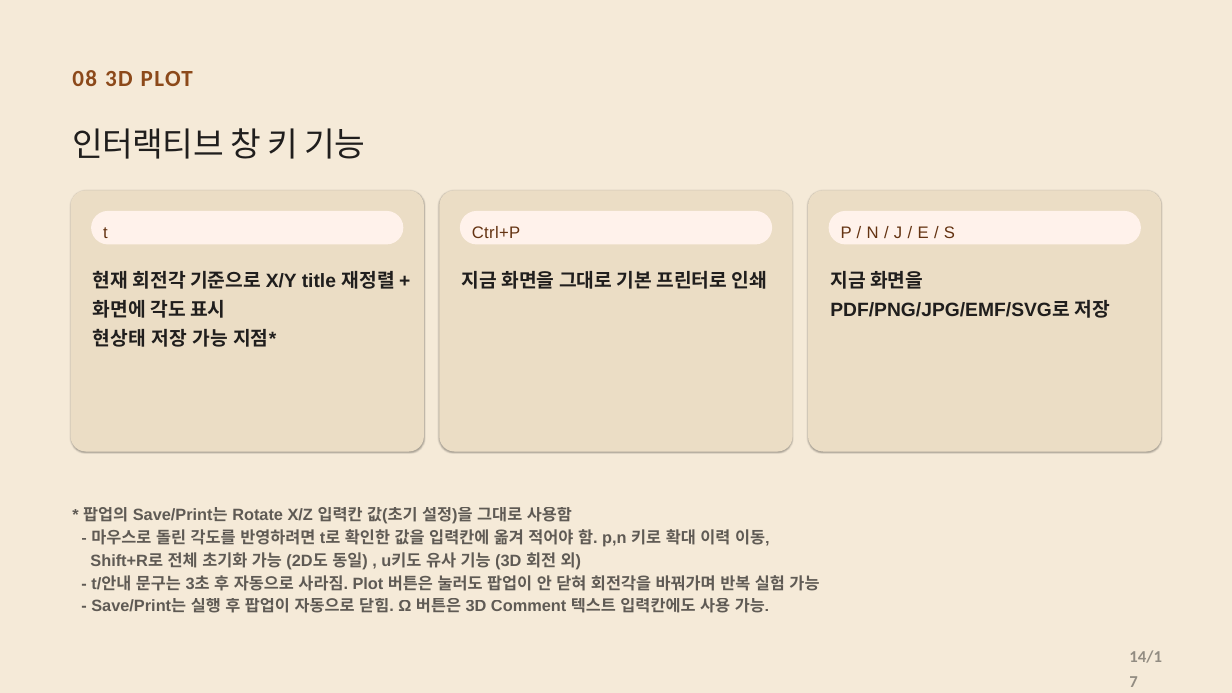
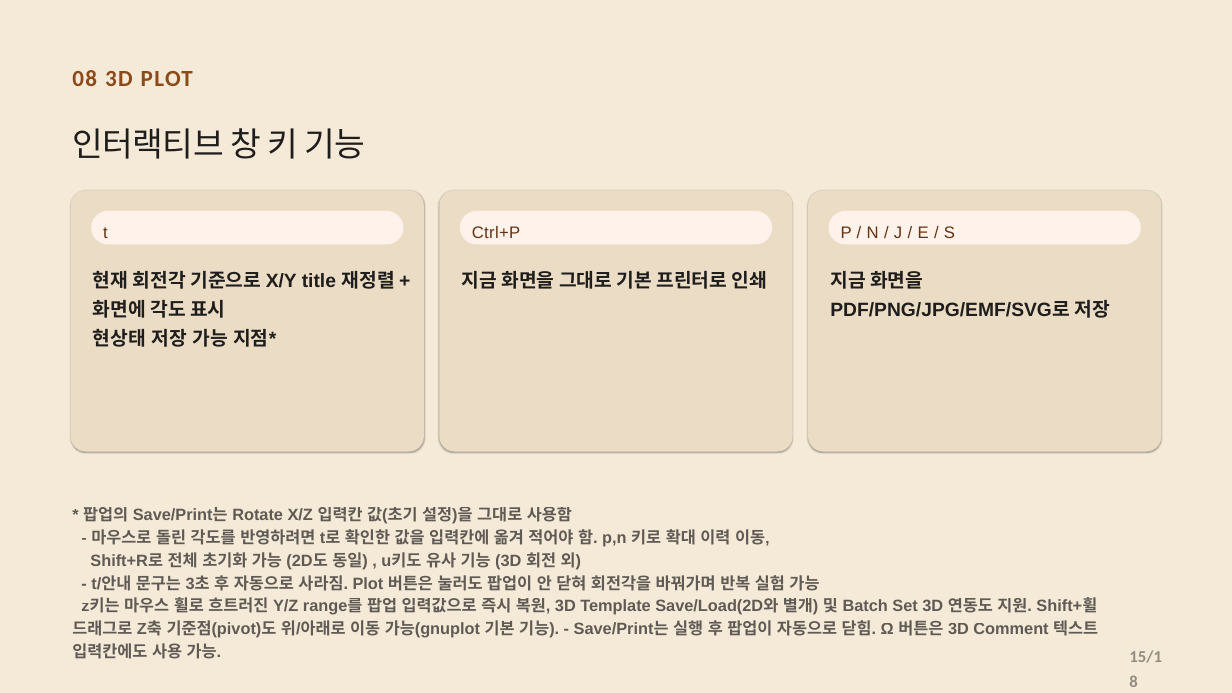
Before and after one commit to CWKIM113/CathPlot_Pub, a slide deck: slide 15 of CathPlot_Deck.pptx (slide 14 before the commit). Drawn at 1232x693 pixels with LibreOffice and Linux fonts; fonts in the diff are those of the drawing. Boxes give left, top, right and bottom in pixels: in the first picture for what was removed or moved away, otherwise in the second. Text is boxed around its words. In the diff, an @@ line names an element or a change of style, - is before the commit and + after.

```diff
--- a/CathPlot_Deck.pptx
+++ b/CathPlot_Deck.pptx
@@ text at [72,597,1098,638]: text changed @@
-- Save/Print는 실행 후 팝업이 자동으로 닫힘. Ω 버튼은 3D Comment 텍스트 입력칸에도 사용 가능.
+z키는 마우스 휠로 흐트러진 Y/Z range를 팝업 입력값으로 즉시 복원, 3D Template Save/Load(2D와 별개) 및 Batch Set 3D 연동도 지원. Shift+휠 드래그로 Z축 기준점(pivot)도 위/아래로 이동 가능(gnuplot 기본 기능). - Save/Print는 실행 후 팝업이 자동으로 닫힘. Ω 버튼은 3D Comment 텍스트 입력칸에도 사용 가능.
@@ text at [1129,650,1162,663]: text changed @@
-14/17
+15/18
```
Also in this commit, not shown: 16 other slides changed, 1 slide added, 1 other file.
